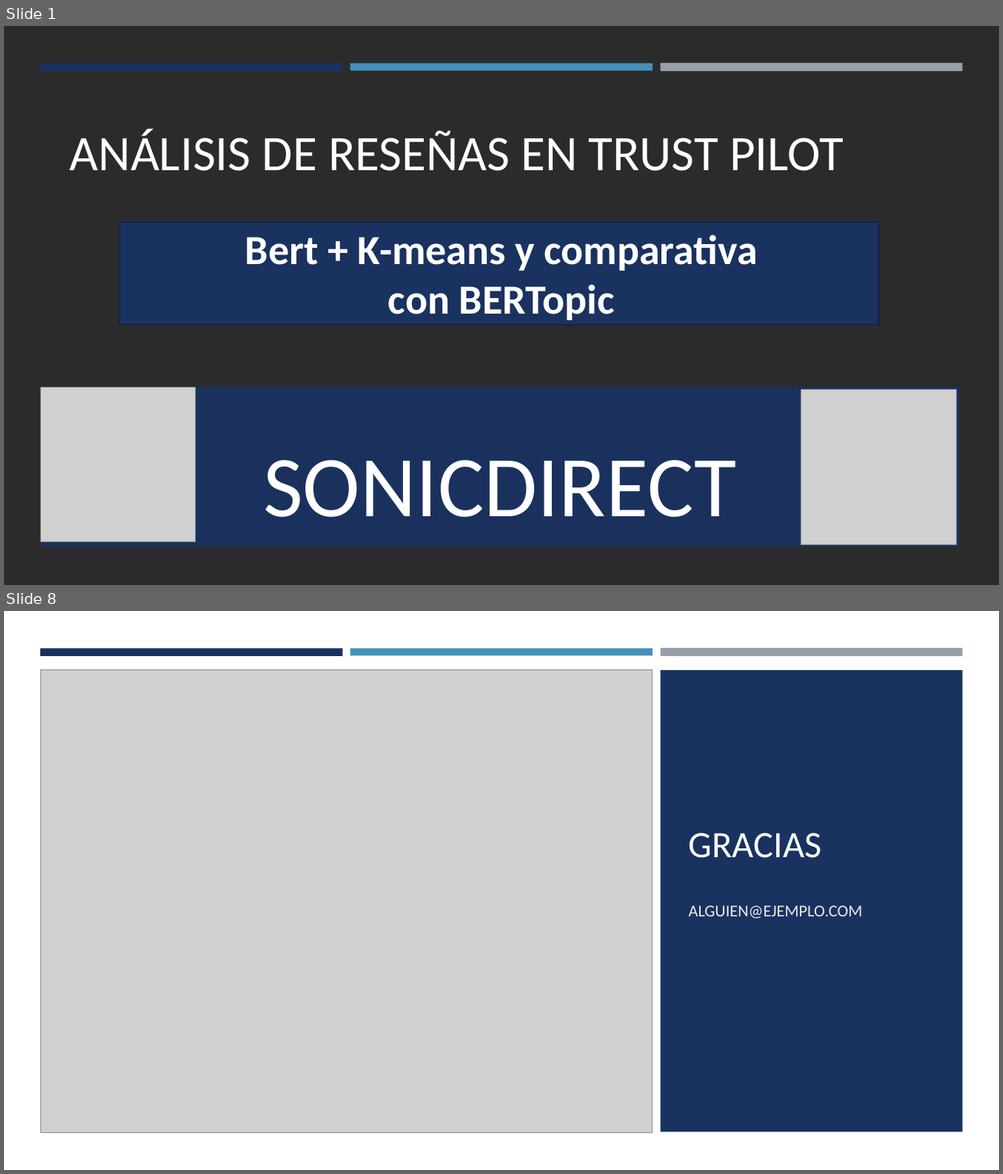
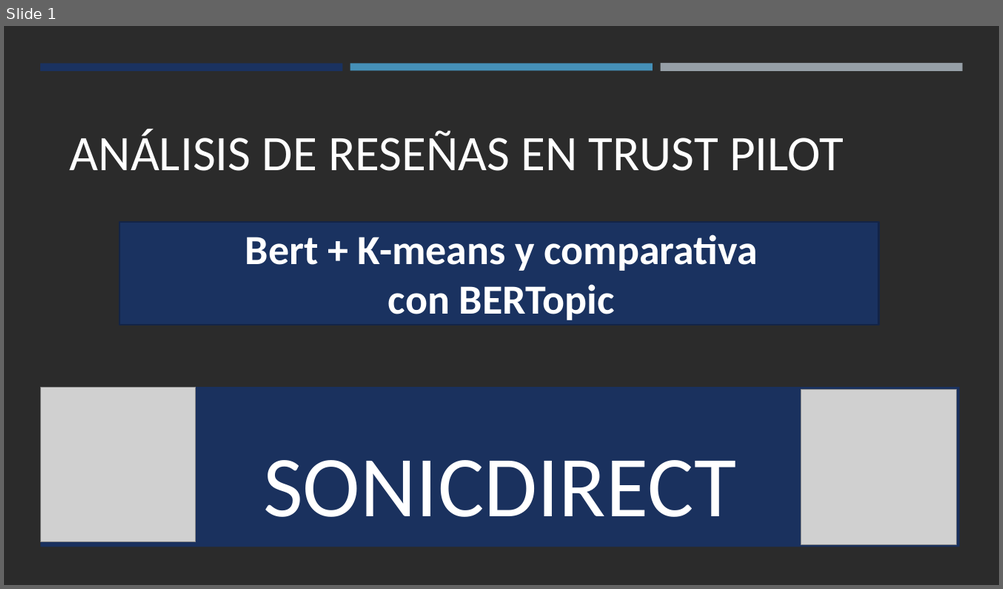
Before and after one commit to OscarFdz24/Proyecto_DeepLearning_NLP_Oscar_Fernandez, a slide deck: Análisis de reseñas en Trust Pilot.pptx. Shown one above the other, each under a label of ours: slides 1 and 8 before the commit, slide 1 after it; the slides between them are not shown. The pictures are 1003x1174 and 1003x589 pixels, drawn with LibreOffice and Linux fonts; fonts in the diff are those of the drawing; grey boxes stand for pictures; background and template pictures are left out; a plain dark background stands for a picture behind light text. Boxes give left, top, right and bottom in pixels: in the first picture for what was removed or moved away, otherwise in the second. Text is boxed around its words. In the diff, an @@ line names an element or a change of style, - is before the commit and + after.

```diff
--- a/Análisis de reseñas en Trust Pilot.pptx
+++ b/Análisis de reseñas en Trust Pilot.pptx
@@ slide 8 removed at bbox=[4, 611, 999, 1170], background #FFFFFF @@
@@ rectangle removed at bbox=[4, 611, 999, 1170] @@
@@ rectangle removed at bbox=[40, 648, 343, 655] @@
@@ rectangle removed at bbox=[350, 648, 652, 655] @@
@@ rectangle removed at bbox=[660, 648, 962, 657] @@
@@ picture removed at bbox=[40, 670, 652, 1133] @@
@@ rectangle removed at bbox=[660, 670, 962, 1133] @@
@@ title removed at bbox=[688, 833, 822, 858] @@
-GRACIAS
@@ subtitle removed at bbox=[688, 906, 862, 919] @@
-ALGUIEN@EJEMPLO.COM
```
Also in this commit, not shown: 3 slides changed, 7 slides added, 3 other slides removed, 3 other files.
